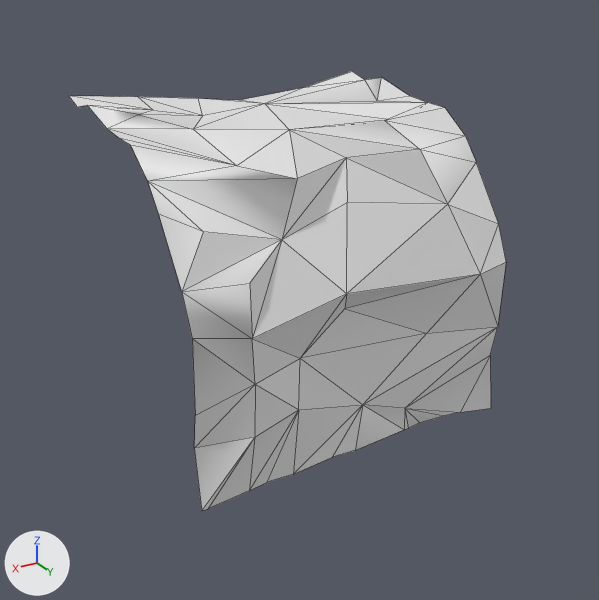
The glTF model Rogue-Robots/Assets/Models/ModularBlocks/WallRoof1_Col.gltf, before and after one commit.
Camera for both pictures: a camera (50 mm lens) standing at (5.96, 9.81, 6.75) and looking at (0.19, 0.19, 1.94). Lighting does not change. The marker at lower left points along +X, +Y and +Z. Mesh edges are drawn as thin lines. Vertices at the same position are counted once.

In view in the first picture: 'WallRoof1_Col'.
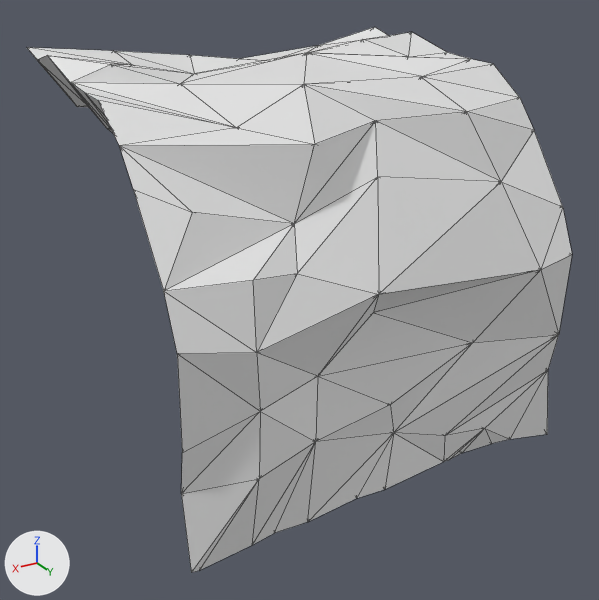
Pixel boxes [x1, y1, x2, y2] of what changed, in the pictures (599 x 600 px):
'WallRoof1_Col', reshaped (25% wider, 24% taller)
    before: [69, 71, 506, 510]
    after: [27, 27, 572, 573]
part 1 of me_scene_075, built on
    before: [202, 437, 255, 510]
    after: [27, 27, 572, 573]

What changed in the scene script:
```text
Change me_scene_075:
    used by ob_wallroof1_col; location = (0.0, 0.0, 0.0)
    remove me_scene_075.from_pydata(...)  # 71 vertices, 98 faces; spans x -2.5..2.5, y -2.5..1.73, z 0.0..4.7
    add me_scene_075.from_pydata(...)  # 150 vertices, 744 faces; spans x -3.0..3.0, y -2.56..2.51, z -0.23..5.41
    me_scene_075 part 1: 1 vertex moved within x 2.42, y 1.6, z 0.0; 1 vertex removed from x 2.42, y 1.6, z 0.0; 80 vertices added at x -3.0..3.0, y -2.56..2.51, z -0.23..5.41
```
